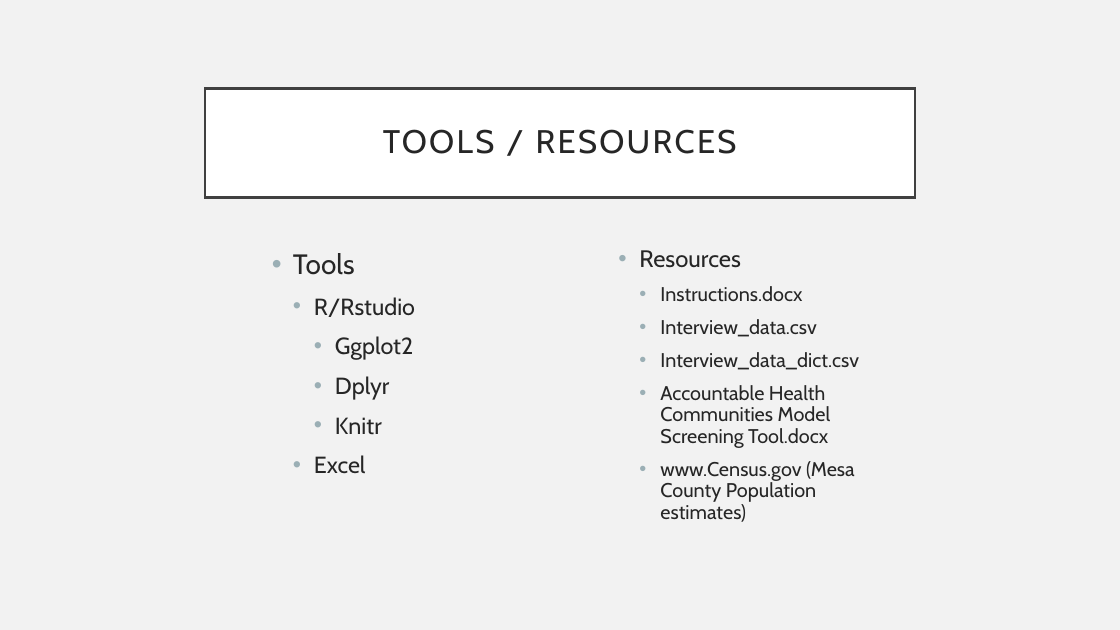
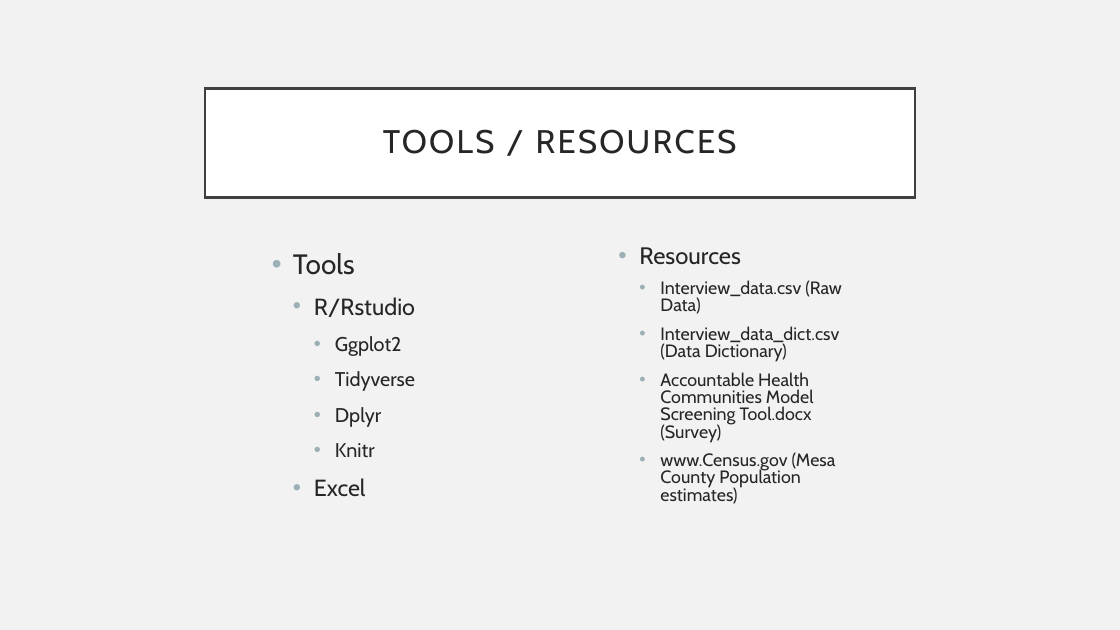
Before and after one commit to kurtisbu/Mesa-County-Data, a slide deck: slide 13 of Intrerview Presentation.pptx. Drawn at 1120x630 pixels with LibreOffice and Linux fonts; fonts in the diff are those of the drawing. Boxes give left, top, right and bottom in pixels: in the first picture for what was removed or moved away, otherwise in the second. Text is boxed around its words. In the diff, an @@ line names an element or a change of style, - is before the commit and + after.

```diff
--- a/Intrerview Presentation.pptx
+++ b/Intrerview Presentation.pptx
@@ text at box(639, 247, 836, 504): size 17 to 15.3 pt in "www.Census.gov (Mesa County Population estimates)"; line spacing 0.9 to 0.8 @@
@@ text at box(660, 280, 842, 443): text changed; size 17 to 15.3 pt @@
-  • Instructions.docx
-  • Interview_data.csv
-  • Interview_data_dict.csv
-  • Accountable Health Communities Model Screening Tool.docx
+  • Interview_data.csv (Raw Data)
+  • Interview_data_dict.csv (Data Dictionary)
+  • Accountable Health Communities Model Screening Tool.docx (Survey)
@@ text at box(335, 336, 402, 458): size 20 to 17 pt in "Ggplot2", "Dplyr", "Knitr" @@
@@ text at box(335, 371, 415, 391): paragraph added @@
+    • Tidyverse
```
Also in this commit, not shown: 9 other slides changed, 2 other files.
